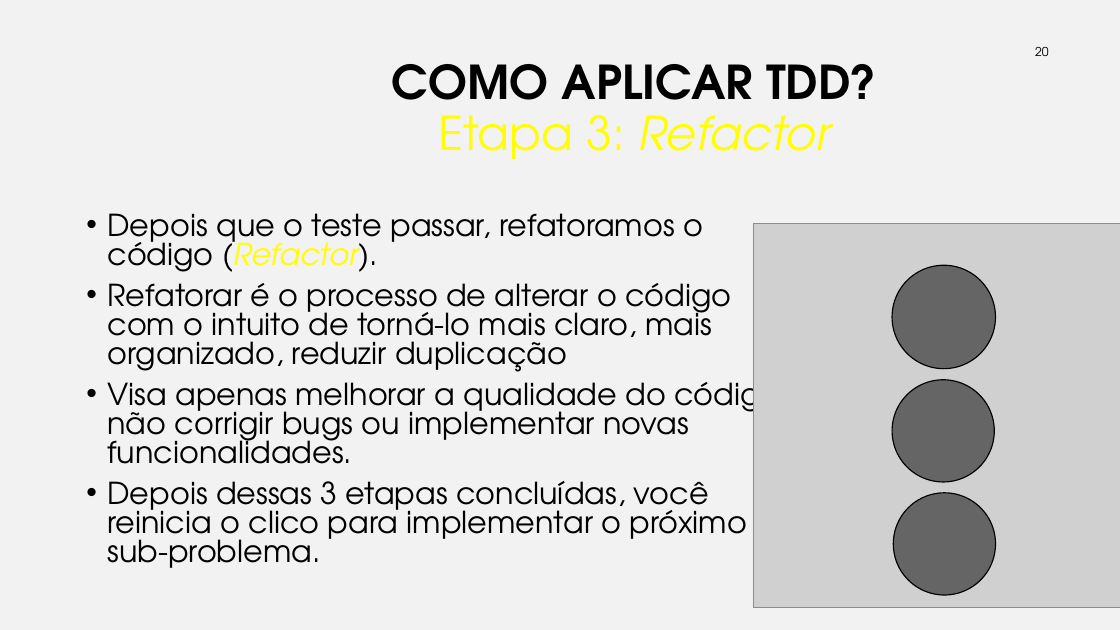
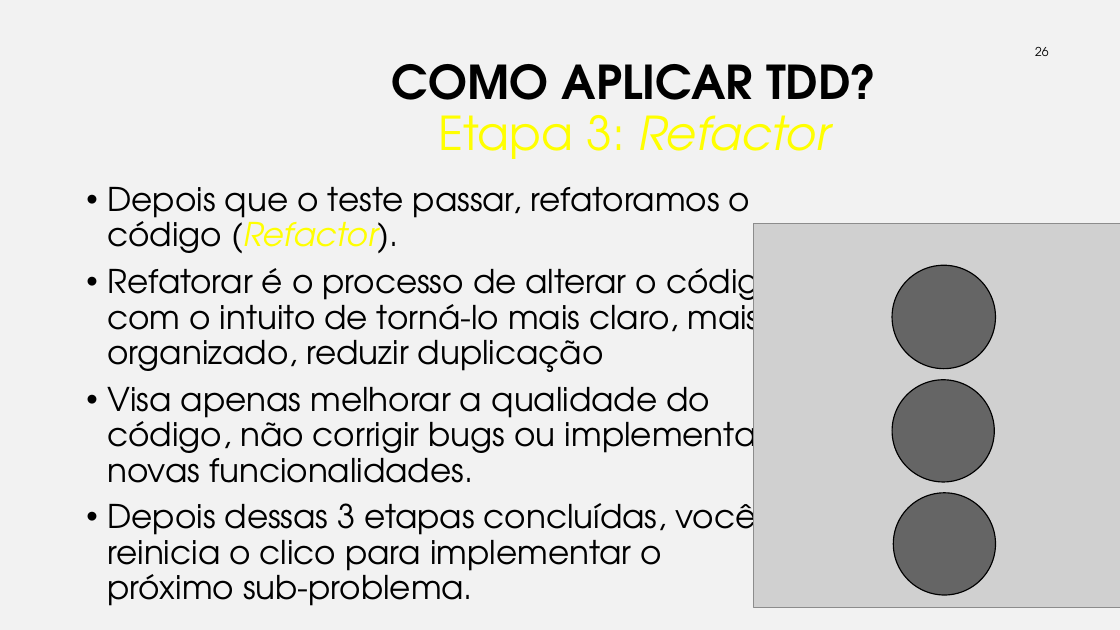
Before and after one commit to iftopalmas/testes-de-software, a slide deck: slide 26 of projects/01-introducao-tdd/tdd.pptx (slide 20 before the commit). Drawn at 1120x630 pixels with LibreOffice and Linux fonts; fonts in the diff are those of the drawing; grey boxes stand for pictures; background and template pictures are left out. Boxes give left, top, right and bottom in pixels: in the first picture for what was removed or moved away, otherwise in the second. Text is boxed around its words. In the diff, an @@ line names an element or a change of style, - is before the commit and + after.

```diff
--- a/projects/01-introducao-tdd/tdd.pptx
+++ b/projects/01-introducao-tdd/tdd.pptx
@@ page number at <box>1035,47,1049,56</box>: text changed @@
-20
+26
@@ text "Depois que o teste passar, ...": place and size @@
-text "Depois que o teste passar, ..." at <box>107,213,789,568</box>
+text "Depois que o teste passar, ..." at <box>107,187,781,606</box>
@@ text "Depois que o teste passar, ..." at <box>107,187,781,606</box>: size 25.9 to 28 pt; line spacing 0.8 to 0.9 @@
```
Also in this commit, not shown: 21 other slides changed, 7 slides added, 1 other file.
